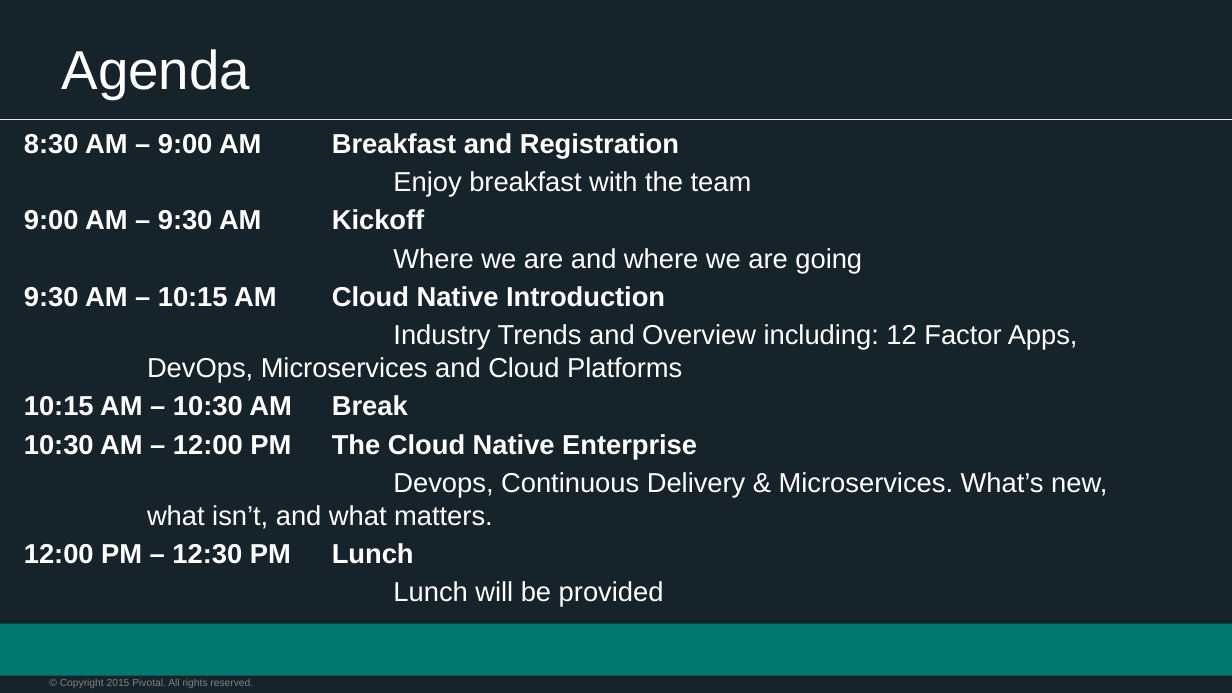
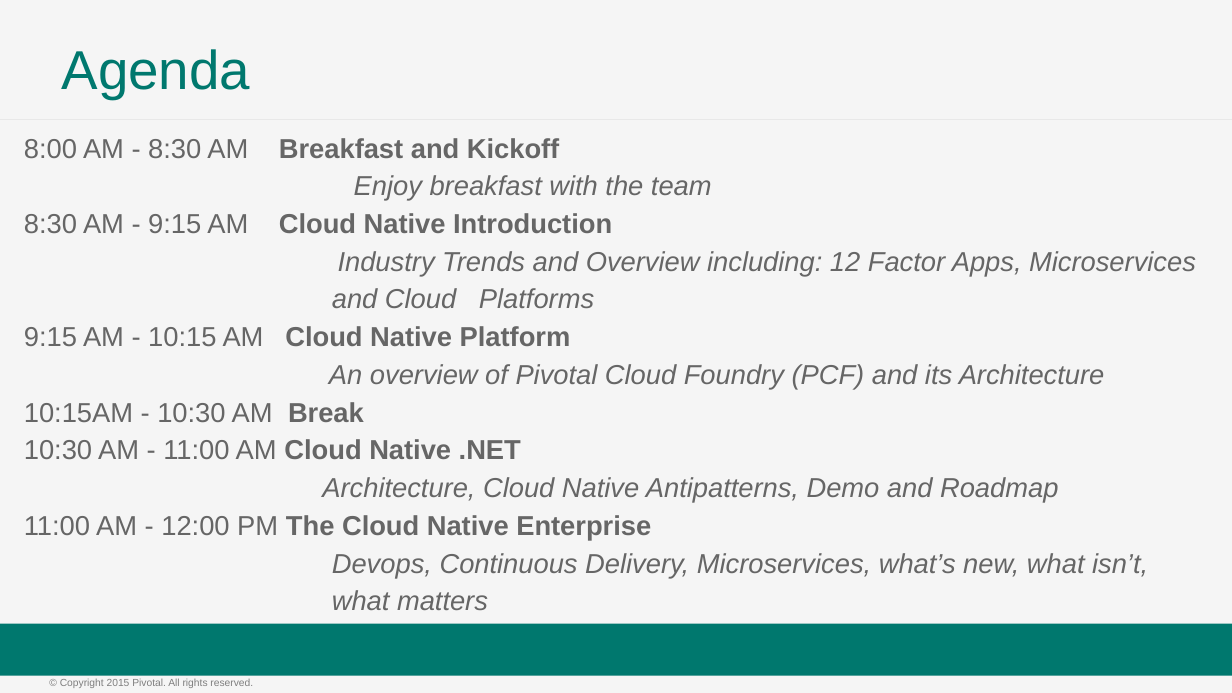
Before and after one commit to appalrpivotal/PCF-Workshop-ESI, a slide deck: slide 5 of presentations/1-Workshop_Kickoff.pptx. Drawn at 1232x693 pixels with LibreOffice and Linux fonts; fonts in the diff are those of the drawing; background and template pictures are left out. Boxes give left, top, right and bottom in pixels: in the first picture for what was removed or moved away, otherwise in the second. Text is boxed around its words. In the diff, an @@ line names an element or a change of style, - is before the commit and + after.

Commit message:
Changing the Background of Slides

```diff
--- a/presentations/1-Workshop_Kickoff.pptx
+++ b/presentations/1-Workshop_Kickoff.pptx
@@ background #17232A to #F5F5F5 @@
@@ title "Agenda" at box(62, 49, 251, 99): text colour #FFFFFF to #00786E @@
@@ text at box(24, 138, 559, 158): text changed; text colour #FFFFFF to #666666 @@
-8:30 AM – 9:00 AM Breakfast and Registration
+8:00 AM - 8:30 AM Breakfast and Kickoff
@@ text at box(354, 175, 712, 201): text colour #FFFFFF to #666666, italic on in "Enjoy breakfast with the team"; indent changed; line spacing 1 to 1.15; less space between paragraphs @@
@@ text at box(24, 213, 1196, 610): text changed; text colour #FFFFFF to #666666; italic on @@
-9:00 AM – 9:30 AM Kickoff
-Where we are and where we are going
-9:30 AM – 10:15 AM Cloud Native Introduction
-Industry Trends and Overview including: 12 Factor Apps, DevOps, Microservices and Cloud Platforms
-10:15 AM – 10:30 AM Break
-10:30 AM – 12:00 PM The Cloud Native Enterprise
-Devops, Continuous Delivery & Microservices. What’s new, what isn’t, and what matters.
-12:00 PM – 12:30 PM Lunch
-Lunch will be provided
+8:30 AM - 9:15 AM Cloud Native Introduction
+Industry Trends and Overview including: 12 Factor Apps, Microservices and Cloud Platforms
+9:15 AM - 10:15 AM Cloud Native Platform
+An overview of Pivotal Cloud Foundry (PCF) and its Architecture
+10:15AM - 10:30 AM Break
+10:30 AM - 11:00 AM Cloud Native .NET
+Architecture, Cloud Native Antipatterns, Demo and Roadmap
+11:00 AM - 12:00 PM The Cloud Native Enterprise
+Devops, Continuous Delivery, Microservices, what’s new, what isn’t, what matters
@@ text "© Copyright 2015 Pivotal. All ..." at box(60, 679, 253, 688): text colour #808080 to #7F7F7F @@
```
Also in this commit, not shown: 6 other slides changed, 1 slide added, 2 slides removed, 5 other files.
